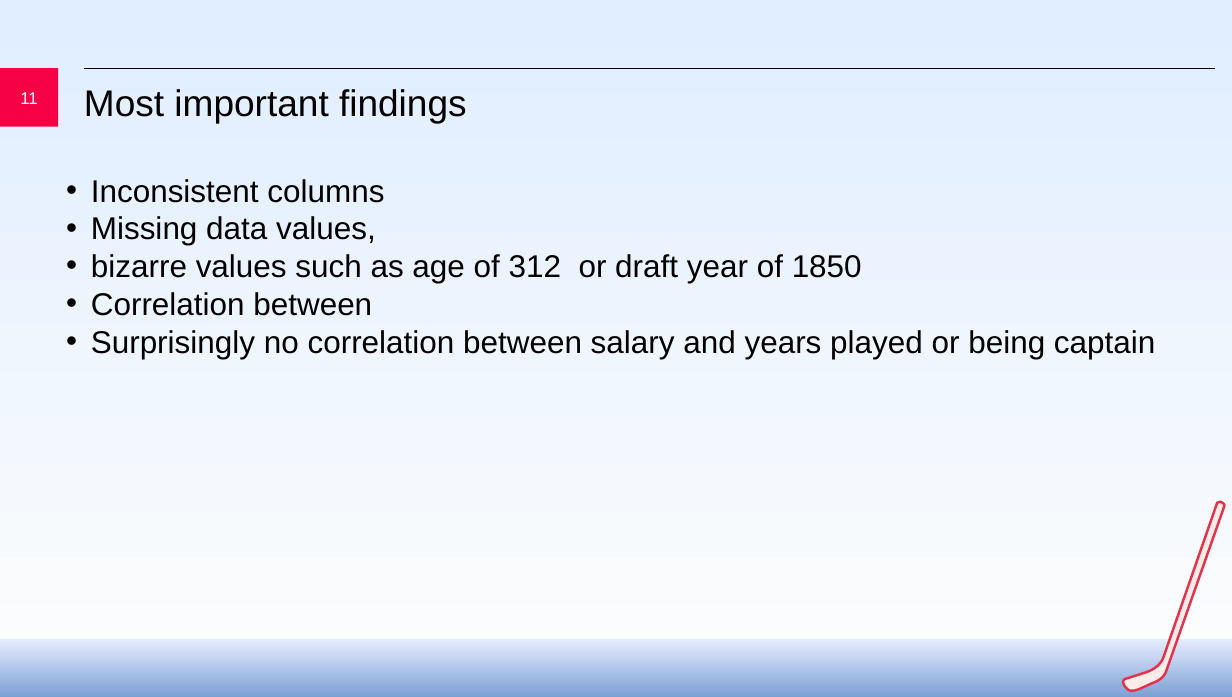
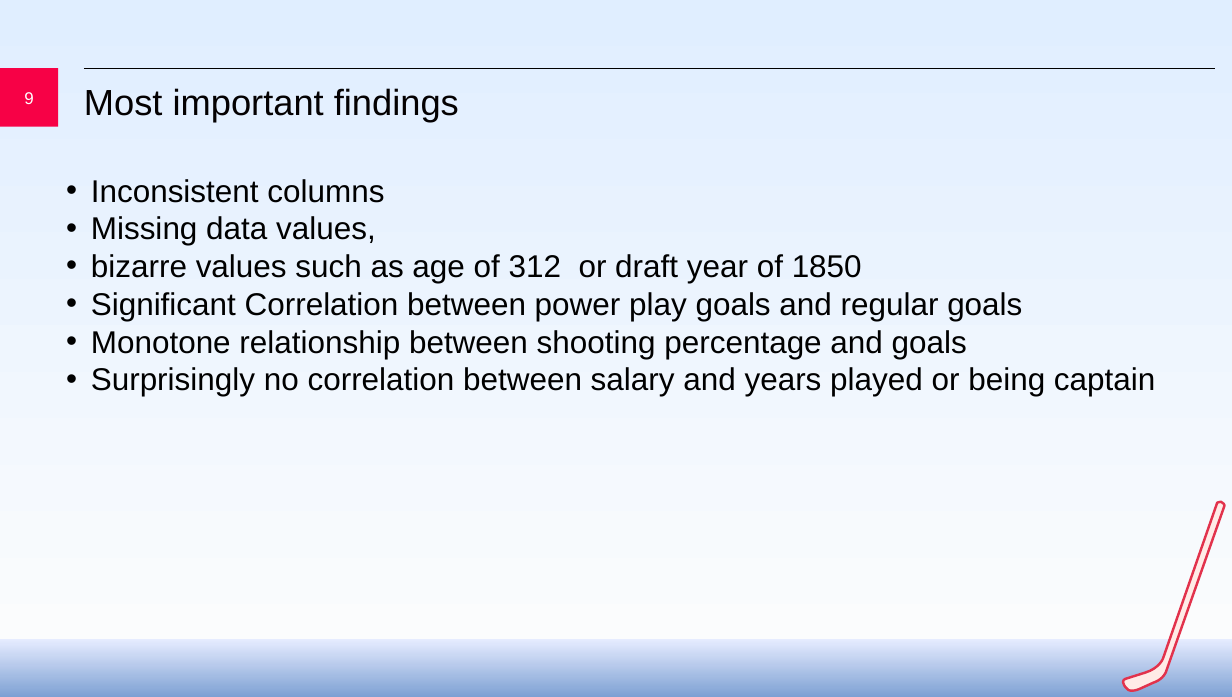
Before and after one commit to jaklvinc/KnowledgeDiscoveryAndDataMining-TUGraz-2026, a slide deck: slide 9 of phase_1/KDDM_phase1_presentation.pptx (slide 11 before the commit). Drawn at 1232x697 pixels with LibreOffice and Linux fonts; fonts in the diff are those of the drawing; background and template pictures are left out. Boxes give left, top, right and bottom in pixels: in the first picture for what was removed or moved away, otherwise in the second. Text is boxed around its words. In the diff, an @@ line names an element or a change of style, - is before the commit and + after.

```diff
--- a/phase_1/KDDM_phase1_presentation.pptx
+++ b/phase_1/KDDM_phase1_presentation.pptx
@@ title "Most important findings" at [84,88,459,123]: size 30.6 to 30 pt @@
@@ page number at [24,92,33,104]: text changed @@
-11
+9
@@ text at [91,292,1022,359]: text changed @@
-• Correlation between
+• Significant Correlation between power play goals and regular goals
+• Monotone relationship between shooting percentage and goals
```
Also in this commit, not shown: 6 other slides changed, 2 slides removed.
